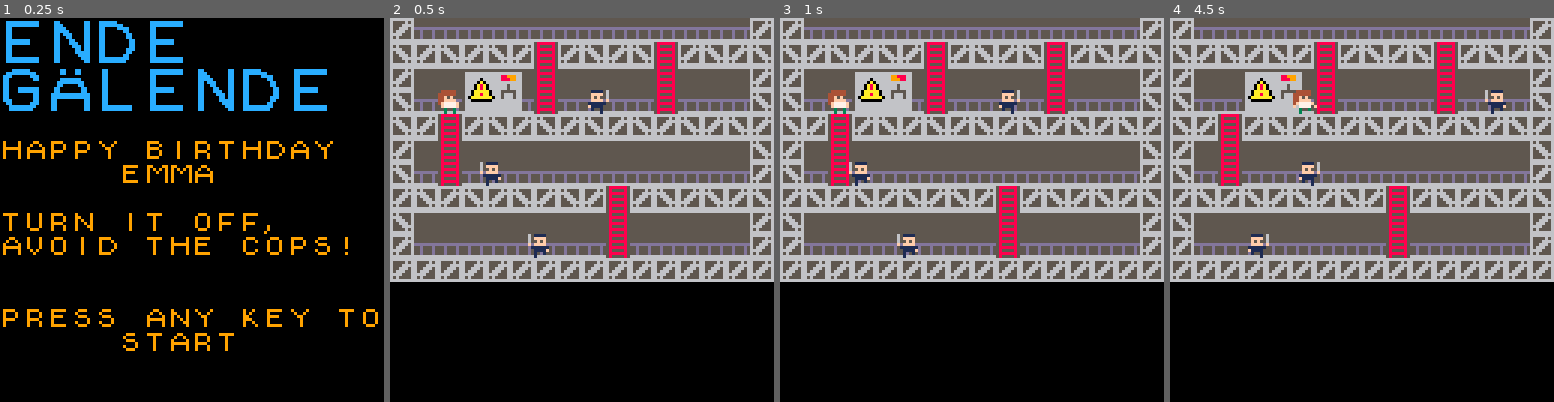
Above: before the commit, frames 1-4 (left to right).
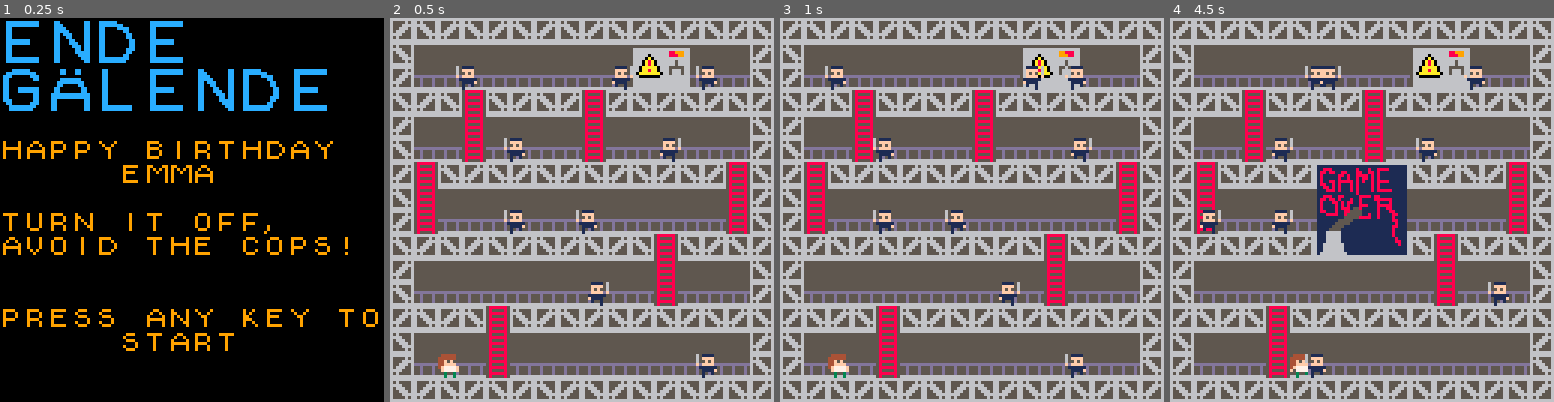
Above: after the commit, the same moments.

Repository: murilopolese/endegelande
Game: PICO-8 cartridge eg.p8
Same seed, same stepped clock (60 frames per second), same inputs: the game is played once before the commit and once after it.
Inputs:
- Up to frame 1 (0.25 s): no input
- Up to frame 2 (0.5 s): tap X (X key) at 0.33 s
- Up to frame 3 (1 s): tap O (Z key) at 0.7 s
- Up to frame 4 (4.5 s): tap X (X key) at 1.07, 1.85, 2.97, 4.08 s; hold Right 1.6-2.1 s; tap O (Z key) every 0.4 s from 1.7 to 4.1 s; hold Up 2.15-2.42 s; hold Right 2.47-3.03 s; hold Left 3.08-3.58 s; hold Down 3.63-3.97 s; hold Right from 4.02 s (still down)

Frame 1 is identical in both runs. In frame 2, 70% of the frame differs, in the area x 0-100%, y 0-100%; in frame 3, 70%; in frame 4, 72%.

Commit message:
FINAL_v0

Diff:
--- a/eg.p8
+++ b/eg.p8
@@ -7,7 +7,8 @@
 characters = {}
 cops = {}
 
-game_over = false
+game_lost = false
+game_won = false
 welcome = true
 
 empty = 0
@@ -42,14 +43,27 @@
 
 
 function _init()
-	p1 = new_character(1, emma, 2.4, 3.5, 0, 0)
+	music(0)
+	p1 = new_character(1, emma, 2.4, 14.5, 0, 0)
 	--p2 = new_character(2, 3, 2.4, 6.5, 0, 0)
-	cop1 = new_character(0, cop, 8.4, 3.5, 0.06, 0)
-	cop2 = new_character(0, cop, 4.4, 6.5, -0.06, 0)
-	cop3 = new_character(0, cop, 6.4, 9.5, -0.06, 0)
+	cop1 = new_character(0, cop, 13.4, 14.5, -0.06, 0)
+	cop2 = new_character(0, cop, 8.4, 11.5, 0.06, 0)
+	cop3 = new_character(0, cop, 8.4, 8.5, -0.06, 0)
+	cop4 = new_character(0, cop, 5.4, 8.5, -0.06, 0)
+	cop5 = new_character(0, cop, 11.4, 5.5, 0.06, 0)
+	cop6 = new_character(0, cop, 5.4, 5.5, -0.06, 0)
+	cop7 = new_character(0, cop, 13.4, 2.5, -0.06, 0)
+	cop8 = new_character(0, cop, 9.4, 2.5, 0.06, 0)
+	cop9 = new_character(0, cop, 3.4, 2.5, -0.06, 0)
 	add(cops, cop1)
 	add(cops, cop2)
 	add(cops, cop3)
+	add(cops, cop4)
+	add(cops, cop5)
+	add(cops, cop6)
+	add(cops, cop7)
+	add(cops, cop8)
+	add(cops, cop9)
 
 end
 
@@ -139,10 +153,16 @@
 function check_bust_p1(cop)
 	if(abs(p1.x - cop.x) < p1.width + cop.width and
 	   abs(p1.y - cop.y) < p1.height + cop.height)then
-		game_over = true
-	end
-end
-
+		game_lost = true
+	end
+end
+
+function check_win()
+	if(abs(p1.x - 11) < p1.width + 1 and
+	   abs(p1.y - 2) < p1.height + 1) then
+		game_won = true
+	end
+end
 
 function _update()
 	control_player(p1, 1)
@@ -154,25 +174,32 @@
 		end
 	end
 
-	if not game_over then
-		if not welcome then
-			move_player(p1)
-			foreach(cops, move_cop)
-			foreach(cops, check_bust_p1)
-			--check_bust_p1(cop1)
+	if not game_lost then
+		if not game_won then
+			if not welcome then
+				move_player(p1)
+				foreach(cops, move_cop)
+				foreach(cops, check_bust_p1)
+				check_win()
+				--check_bust_p1(cop1)
+			end
 		end
 	end
 
-	if game_over then
-		--game_over screen
+	if(game_won) then
+
+	end
+
+	if game_lost then
+		--game_lost screen
 		if btn(0) or btn(1) or btn(2) or btn(3) or btn(4) or btn(5) then
-			reset()
+			--reset()
 		end
 	end
 end
 
 function reset()
-	game_over = false
+	game_lost = false
 	welcome = true
 
 	cops = {}
@@ -205,11 +232,11 @@
 	machine_frame += 0.1
 	machine_frame %= 2
 	if machine_frame > 1 then
-		mset( 4, 2, 7 )
-		mset( 5, 2, 8 )
+		mset( 11, 1, 7 )
+		mset( 12, 1, 8 )
  	else
- 		mset( 4, 2, 9 )
- 		mset( 5, 2, 10 )
+ 		mset( 11, 1, 9 )
+ 		mset( 12, 1, 10 )
  	end
 end
 
@@ -218,7 +245,15 @@
 	if not welcome then
 		map(0, 0, 0, 0, 32, 32)
 		foreach(characters, draw_character)
-		animate_machine()
+		if game_lost then
+			spr(128, 48, 48, 4, 4)
+		elseif game_won then
+			spr(132, 48, 48, 4, 4)
+		else
+			animate_machine()
+		end
+
+
 	else
 		map(16, 0, 0, 0, 32, 32)
 	end
@@ -357,168 +392,168 @@
 
 
 __gff__
-0002000002020202020202000000000000000000000000000000000000000000000202020000000000000000000000000000000000000000000000000000000000000000000000000000000000000000000000000000000000000000000000000000000000000000000000000000000000000000000000000000000000000000
+0002000002020202020202000000000000000000020000000000000000000000000202020000000000000000000000000000000000000000000000000000000000000000000000000000000000000000000000000000000000000000000000000000000000000000000000000000000000000000000000000000000000000000
 0000000000000000000000000000000000000000000000000000000000000000000000000000000000000000000000000000000000000000000000000000000000000000000000000000000000000000000000000000000000000000000000000000000000000000000000000000000000000000000000000000000000000000
 __map__
-0103030303030303030303030303030140414243444540410000000000000000000000000000000000000000000000000000000000000000000000000000000000000000000000000000000000000000000000000000000000000000000000000000000000000000000000000000000000000000000000000000000000000000
-0501050105010201050105020105010550515253545550510000000000000000000000000000000000000000000000000000000000000000000000000000000000000000000000000000000000000000000000000000000000000000000000000000000000000000000000000000000000000000000000000000000000000000
-01040406070802040404040204040401464748494a0040414243444540410000000000000000000000000000000000000000000000000000000000000000000000000000000000000000000000000000000000000000000000000000000000000000000000000000000000000000000000000000000000000000000000000000
-05030316171802030303030203030305565758595a5b50515253545550510000000000000000000000000000000000000000000000000000000000000000000000000000000000000000000000000000000000000000000000000000000000000000000000000000000000000000000000000000000000000000000000000000
-0501020105010501050105010501050100000000000000000000000000000000000000000000000000000000000000000000000000000000000000000000000000000000000000000000000000000000000000000000000000000000000000000000000000000000000000000000000000000000000000000000000000000000
-010402040404040404040404040404054c4d4e4e4f005c5d5e5f4c6c4d4f0000000000000000000000000000000000000000000000000000000000000000000000000000000000000000000000000000000000000000000000000000000000000000000000000000000000000000000000000000000000000000000000000000
-0503020303030303030303030303030100000069696d6e6e4d00000000000000000000000000000000000000000000000000000000000000000000000000000000000000000000000000000000000000000000000000000000000000000000000000000000000000000000000000000000000000000000000000000000000000
-0105010501050105010201050105010500000000000000000000000000000000000000000000000000000000000000000000000000000000000000000000000000000000000000000000000000000000000000000000000000000000000000000000000000000000000000000000000000000000000000000000000000000000
-050404040404040404020404040404015f705e71005d5f007273737800000000000000000000000000000000000000000000000000000000000000000000000000000000000000000000000000000000000000000000000000000000000000000000000000000000000000000000000000000000000000000000000000000000
-010303030303030303020303030303014d75725d6c005f4c6d0076724e777400000000000000000000000000000000000000000000000000000000000000000000000000000000000000000000000000000000000000000000000000000000000000000000000000000000000000000000000000000000000000000000000000
-0101010101010101010101010101010100000000000000000000000000000000000000000000000000000000000000000000000000000000000000000000000000000000000000000000000000000000000000000000000000000000000000000000000000000000000000000000000000000000000000000000000000000000
-0000000000000000000000000000000000000000000000000000000000000000000000000000000000000000000000000000000000000000000000000000000000000000000000000000000000000000000000000000000000000000000000000000000000000000000000000000000000000000000000000000000000000000
-000000000000000000000000000000004e5e6d7777004d714f00796d4f695f72000000000000000000000000000000000000000000000000000000000000000000000000000000000000000000000000000000000000000000000000000000000000000000000000000000000000000000000000000000000000000000000000
-000000000000000000000000000000000000000000775f4d5e5f000000000000000000000000000000000000000000000000000000000000000000000000000000000000000000000000000000000000000000000000000000000000000000000000000000000000000000000000000000000000000000000000000000000000
-0000000000000000000000000000000000000000000000000000000000000000000000000000000000000000000000000000000000000000000000000000000000000000000000000000000000000000000000000000000000000000000000000000000000000000000000000000000000000000000000000000000000000000
-0000000000000000000000000000000000000000000000000000000000000000000000000000000000000000000000000000000000000000000000000000000000000000000000000000000000000000000000000000000000000000000000000000000000000000000000000000000000000000000000000000000000000000
-0000000000000000000000000000000000000000000000000000000000000000000000000000000000000000000000000000000000000000000000000000000000000000000000000000000000000000000000000000000000000000000000000000000000000000000000000000000000000000000000000000000000000000
-0000000000000000000000000000000000000000000000000000000000000000000000000000000000000000000000000000000000000000000000000000000000000000000000000000000000000000000000000000000000000000000000000000000000000000000000000000000000000000000000000000000000000000
-0000000000000000000000000000000000000000000000000000000000000000000000000000000000000000000000000000000000000000000000000000000000000000000000000000000000000000000000000000000000000000000000000000000000000000000000000000000000000000000000000000000000000000
-0000000000000000000000000000000000000000000000000000000000000000000000000000000000000000000000000000000000000000000000000000000000000000000000000000000000000000000000000000000000000000000000000000000000000000000000000000000000000000000000000000000000000000
-0000000000000000000000000000000000000000000000000000000000000000000000000000000000000000000000000000000000000000000000000000000000000000000000000000000000000000000000000000000000000000000000000000000000000000000000000000000000000000000000000000000000000000
-0000000000000000000000000000000000000000000000000000000000000000000000000000000000000000000000000000000000000000000000000000000000000000000000000000000000000000000000000000000000000000000000000000000000000000000000000000000000000000000000000000000000000000
-0000000000000000000000000000000000000000000000000000000000000000000000000000000000000000000000000000000000000000000000000000000000000000000000000000000000000000000000000000000000000000000000000000000000000000000000000000000000000000000000000000000000000000
-0000000000000000000000000000000000000000000000000000000000000000000000000000000000000000000000000000000000000000000000000000000000000000000000000000000000000000000000000000000000000000000000000000000000000000000000000000000000000000000000000000000000000000
-0000000000000000000000000000000000000000000000000000000000000000000000000000000000000000000000000000000000000000000000000000000000000000000000000000000000000000000000000000000000000000000000000000000000000000000000000000000000000000000000000000000000000000
-0000000000000000000000000000000000000000000000000000000000000000000000000000000000000000000000000000000000000000000000000000000000000000000000000000000000000000000000000000000000000000000000000000000000000000000000000000000000000000000000000000000000000000
-0000000000000000000000000000000000000000000000000000000000000000000000000000000000000000000000000000000000000000000000000000000000000000000000000000000000000000000000000000000000000000000000000000000000000000000000000000000000000000000000000000000000000000
-0000000000000000000000000000000000000000000000000000000000000000000000000000000000000000000000000000000000000000000000000000000000000000000000000000000000000000000000000000000000000000000000000000000000000000000000000000000000000000000000000000000000000000
-0000000000000000000000000000000000000000000000000000000000000000000000000000000000000000000000000000000000000000000000000000000000000000000000000000000000000000000000000000000000000000000000000000000000000000000000000000000000000000000000000000000000000000
-0000000000000000000000000000000000000000000000000000000000000000000000000000000000000000000000000000000000000000000000000000000000000000000000000000000000000000000000000000000000000000000000000000000000000000000000000000000000000000000000000000000000000000
-0000000000000000000000000000000000000000000000000000000000000000000000000000000000000000000000000000000000000000000000000000000000000000000000000000000000000000000000000000000000000000000000000000000000000000000000000000000000000000000000000000000000000000
-0000000000000000000000000000000000000000000000000000000000000000000000000000000000000000000000000000000000000000000000000000000000000000000000000000000000000000000000000000000000000000000000000000000000000000000000000000000000000000000000000000000000000000
-…(130 lines of a section not shown)…
+0105010501050105010501050105010540414243444540410000000000000000000000000000000000000000000000000000000000000000000000000000000000000000000000000000000000000000000000000000000000000000000000000000000000000000000000000000000000000000000000000000000000000000
+0504040404040404040406070804040150515253545550510000000000000000000000000000000000000000000000000000000000000000000000000000000000000000000000000000000000000000000000000000000000000000000000000000000000000000000000000000000000000000000000000000000000000000
+01030303030303030303161718030305464748494a0040414243444540410000000000000000000000000000000000000000000000000000000000000000000000000000000000000000000000000000000000000000000000000000000000000000000000000000000000000000000000000000000000000000000000000000
+05010502050105010201050105010501565758595a5b50515253545550510000000000000000000000000000000000000000000000000000000000000000000000000000000000000000000000000000000000000000000000000000000000000000000000000000000000000000000000000000000000000000000000000000
+0104040204040404020404040404040500000000000000000000000000000000000000000000000000000000000000000000000000000000000000000000000000000000000000000000000000000000000000000000000000000000000000000000000000000000000000000000000000000000000000000000000000000000
+050303020303030302030303030303014c4d4e4e4f005c5d5e5f4c6c4d4f0000000000000000000000000000000000000000000000000000000000000000000000000000000000000000000000000000000000000000000000000000000000000000000000000000000000000000000000000000000000000000000000000000
+0102050105010501050105010501020500000069696d6e6e4d00000000000000000000000000000000000000000000000000000000000000000000000000000000000000000000000000000000000000000000000000000000000000000000000000000000000000000000000000000000000000000000000000000000000000
+0502040404040404040404040404020100000000000000000000000000000000000000000000000000000000000000000000000000000000000000000000000000000000000000000000000000000000000000000000000000000000000000000000000000000000000000000000000000000000000000000000000000000000
+010203030303030303030303030302055f705e71005d5f007273737800000000000000000000000000000000000000000000000000000000000000000000000000000000000000000000000000000000000000000000000000000000000000000000000000000000000000000000000000000000000000000000000000000000
+050105010501050105010502050105014d75725d6c005f4c6d0076724e777400000000000000000000000000000000000000000000000000000000000000000000000000000000000000000000000000000000000000000000000000000000000000000000000000000000000000000000000000000000000000000000000000
+0104040404040404040404020404040500000000000000000000000000000000000000000000000000000000000000000000000000000000000000000000000000000000000000000000000000000000000000000000000000000000000000000000000000000000000000000000000000000000000000000000000000000000
+0503030303030303030303020303030100000000000000000000000000000000000000000000000000000000000000000000000000000000000000000000000000000000000000000000000000000000000000000000000000000000000000000000000000000000000000000000000000000000000000000000000000000000
+010501050205010501050105010501054e5e6d7777004d714f00796d4f695f72000000000000000000000000000000000000000000000000000000000000000000000000000000000000000000000000000000000000000000000000000000000000000000000000000000000000000000000000000000000000000000000000
+050404040204040404040404040404010000000000775f4d5e5f000000000000000000000000000000000000000000000000000000000000000000000000000000000000000000000000000000000000000000000000000000000000000000000000000000000000000000000000000000000000000000000000000000000000
+0103030302030303030303030303030500000000000000000000000000000000000000000000000000000000000000000000000000000000000000000000000000000000000000000000000000000000000000000000000000000000000000000000000000000000000000000000000000000000000000000000000000000000
+0501050105010501050105010501050100000000000000000000000000000000000000000000000000000000000000000000000000000000000000000000000000000000000000000000000000000000000000000000000000000000000000000000000000000000000000000000000000000000000000000000000000000000
+0000000000000000000000000000000000000000000000000000000000000000000000000000000000000000000000000000000000000000000000000000000000000000000000000000000000000000000000000000000000000000000000000000000000000000000000000000000000000000000000000000000000000000
+0000000000000000000000000000000000000000000000000000000000000000000000000000000000000000000000000000000000000000000000000000000000000000000000000000000000000000000000000000000000000000000000000000000000000000000000000000000000000000000000000000000000000000
+0000000000000000000000000000000000000000000000000000000000000000000000000000000000000000000000000000000000000000000000000000000000000000000000000000000000000000000000000000000000000000000000000000000000000000000000000000000000000000000000000000000000000000
+0000000000000000000000000000000000000000000000000000000000000000000000000000000000000000000000000000000000000000000000000000000000000000000000000000000000000000000000000000000000000000000000000000000000000000000000000000000000000000000000000000000000000000
+0000000000000000000000000000000000000000000000000000000000000000000000000000000000000000000000000000000000000000000000000000000000000000000000000000000000000000000000000000000000000000000000000000000000000000000000000000000000000000000000000000000000000000
+0000000000000000000000000000000000000000000000000000000000000000000000000000000000000000000000000000000000000000000000000000000000000000000000000000000000000000000000000000000000000000000000000000000000000000000000000000000000000000000000000000000000000000
+0000000000000000000000000000000000000000000000000000000000000000000000000000000000000000000000000000000000000000000000000000000000000000000000000000000000000000000000000000000000000000000000000000000000000000000000000000000000000000000000000000000000000000
+0000000000000000000000000000000000000000000000000000000000000000000000000000000000000000000000000000000000000000000000000000000000000000000000000000000000000000000000000000000000000000000000000000000000000000000000000000000000000000000000000000000000000000
+0000000000000000000000000000000000000000000000000000000000000000000000000000000000000000000000000000000000000000000000000000000000000000000000000000000000000000000000000000000000000000000000000000000000000000000000000000000000000000000000000000000000000000
+0000000000000000000000000000000000000000000000000000000000000000000000000000000000000000000000000000000000000000000000000000000000000000000000000000000000000000000000000000000000000000000000000000000000000000000000000000000000000000000000000000000000000000
+0000000000000000000000000000000000000000000000000000000000000000000000000000000000000000000000000000000000000000000000000000000000000000000000000000000000000000000000000000000000000000000000000000000000000000000000000000000000000000000000000000000000000000
+0000000000000000000000000000000000000000000000000000000000000000000000000000000000000000000000000000000000000000000000000000000000000000000000000000000000000000000000000000000000000000000000000000000000000000000000000000000000000000000000000000000000000000
+0000000000000000000000000000000000000000000000000000000000000000000000000000000000000000000000000000000000000000000000000000000000000000000000000000000000000000000000000000000000000000000000000000000000000000000000000000000000000000000000000000000000000000
+0000000000000000000000000000000000000000000000000000000000000000000000000000000000000000000000000000000000000000000000000000000000000000000000000000000000000000000000000000000000000000000000000000000000000000000000000000000000000000000000000000000000000000
+0000000000000000000000000000000000000000000000000000000000000000000000000000000000000000000000000000000000000000000000000000000000000000000000000000000000000000000000000000000000000000000000000000000000000000000000000000000000000000000000000000000000000000
+0000000000000000000000000000000000000000000000000000000000000000000000000000000000000000000000000000000000000000000000000000000000000000000000000000000000000000000000000000000000000000000000000000000000000000000000000000000000000000000000000000000000000000
+…(130 lines of a section not shown)…
Not shown, changed: 40 lines of the sprite sheet (__gfx__) section of eg.p8
